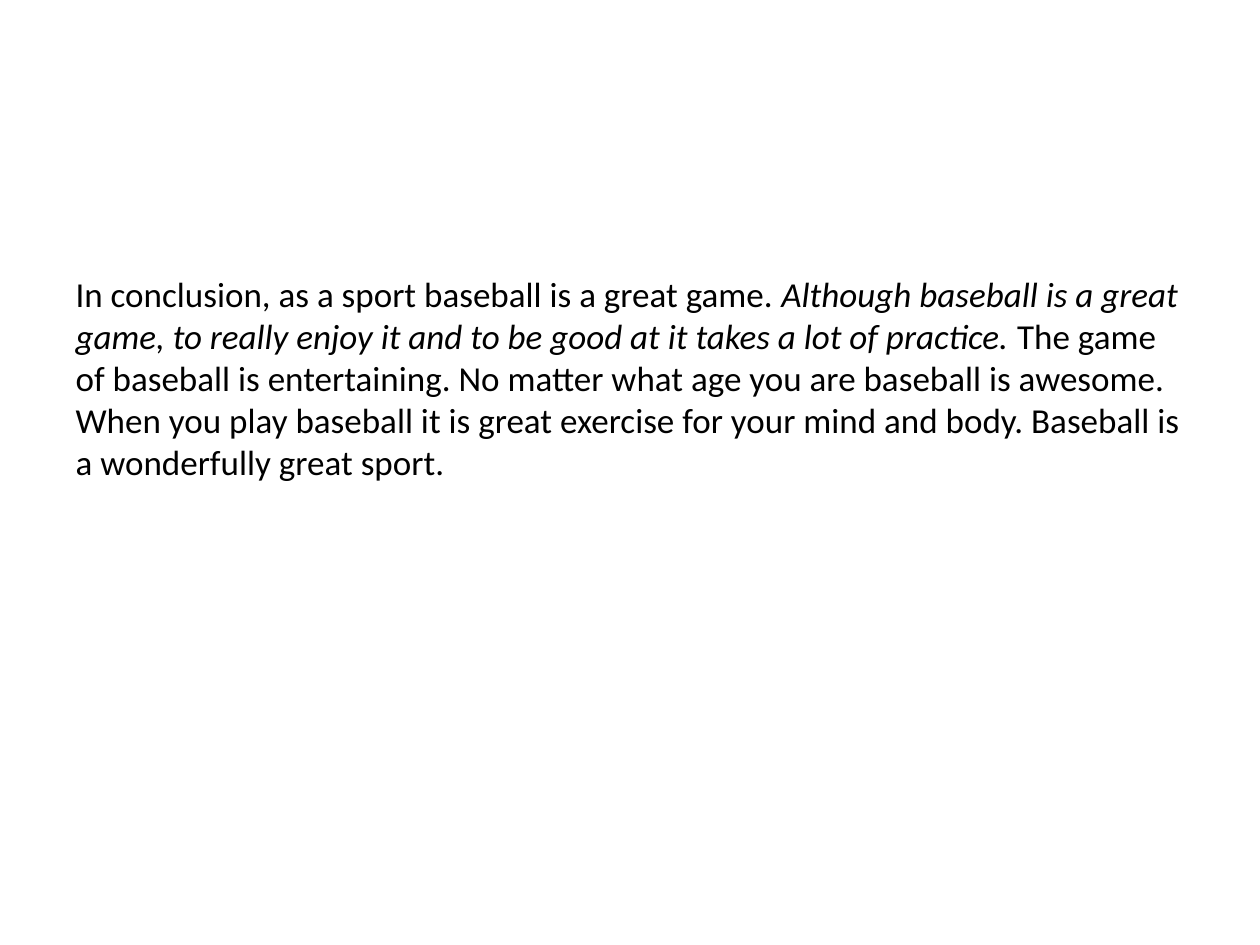
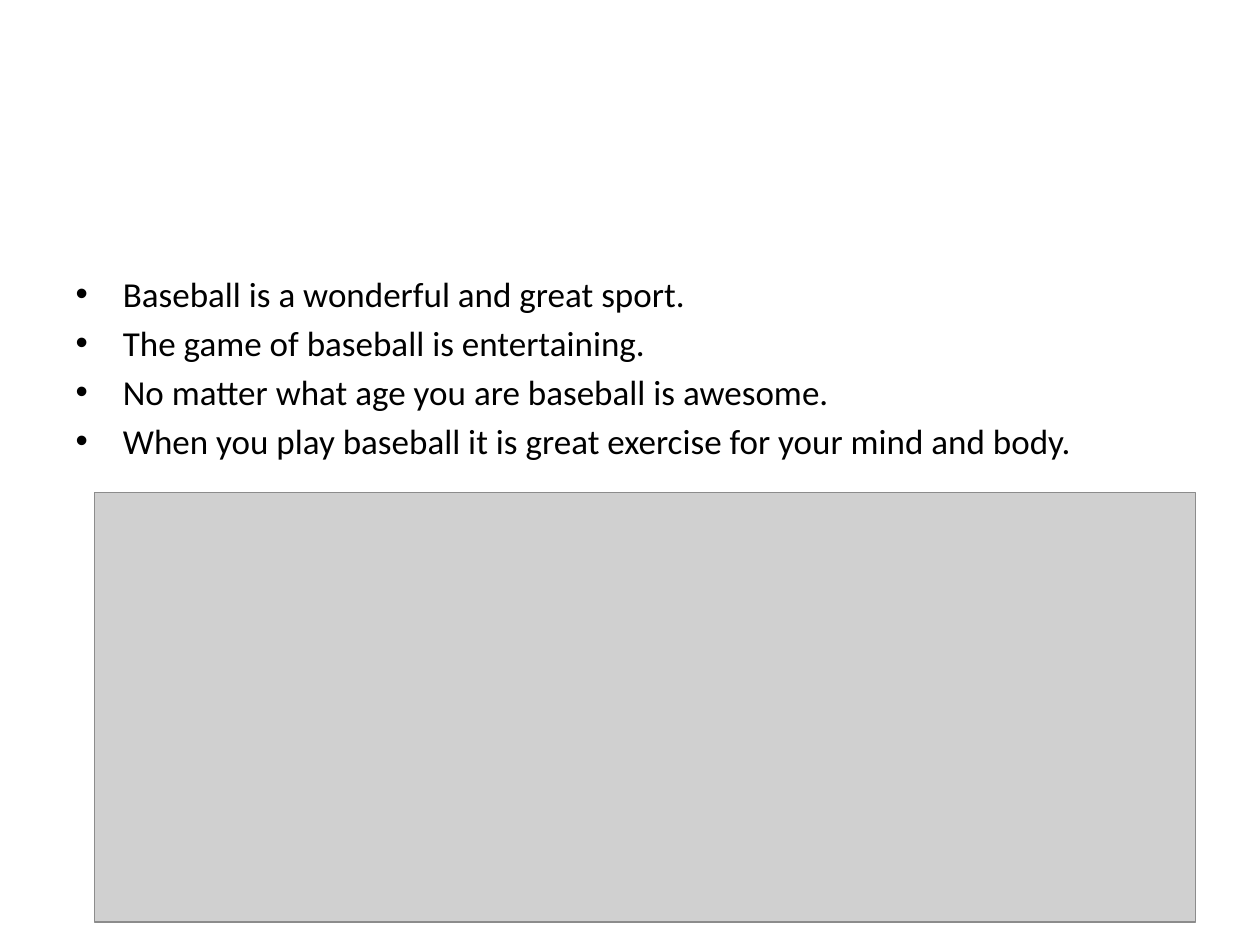
Before and after one commit to galencurley/skewlwork, a slide deck: slide 6 of Liberty University/7th Grade/Language Arts/1.3.5 - Presentation/1.3.5 - Presentation.pptx. Drawn at 1260x945 pixels with LibreOffice and Linux fonts; fonts in the diff are those of the drawing; grey boxes stand for pictures; background and template pictures are left out. Boxes give left, top, right and bottom in pixels: in the first picture for what was removed or moved away, otherwise in the second. Text is boxed around its words. In the diff, an @@ line names an element or a change of style, - is before the commit and + after.

```diff
--- a/Liberty University/7th Grade/Language Arts/1.3.5 - Presentation/1.3.5 - Presentation.pptx
+++ b/Liberty University/7th Grade/Language Arts/1.3.5 - Presentation/1.3.5 - Presentation.pptx
@@ text at (123, 282, 1071, 460): text changed @@
-In conclusion, as a sport baseball is a great game. Although baseball is a great game, to really enjoy it and to be good at it takes a lot of practice. The game of baseball is entertaining. No matter what age you are baseball is awesome. When you play baseball it is great exercise for your mind and body. Baseball is a wonderfully great sport.
+• Baseball is a wonderful and great sport.
+• The game of baseball is entertaining.
+• No matter what age you are baseball is awesome.
+• When you play baseball it is great exercise for your mind and body.
@@ picture added at (94, 493, 1196, 922) @@
```
Also in this commit, not shown: 4 other slides changed, 1 other file.
